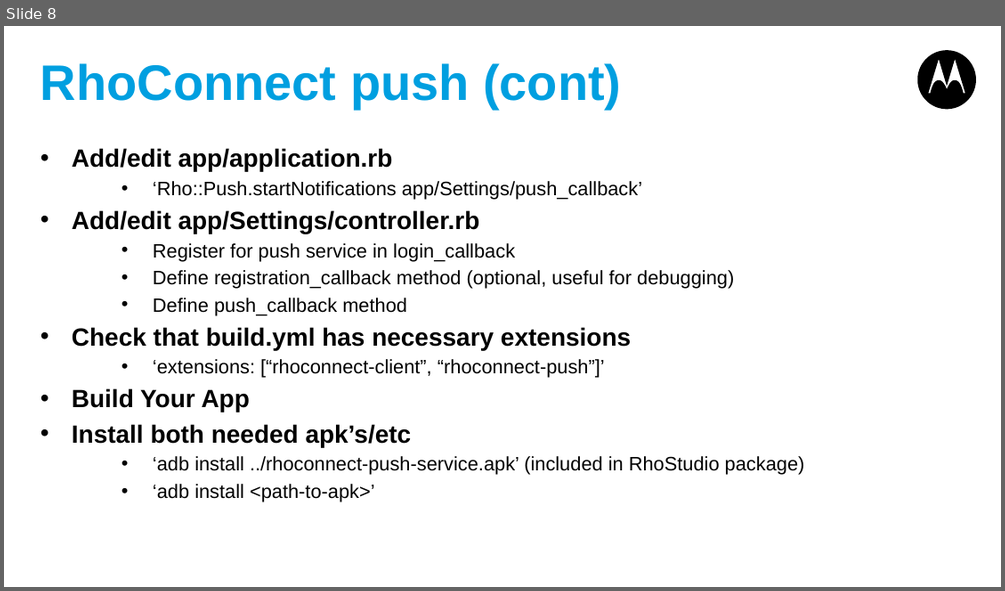
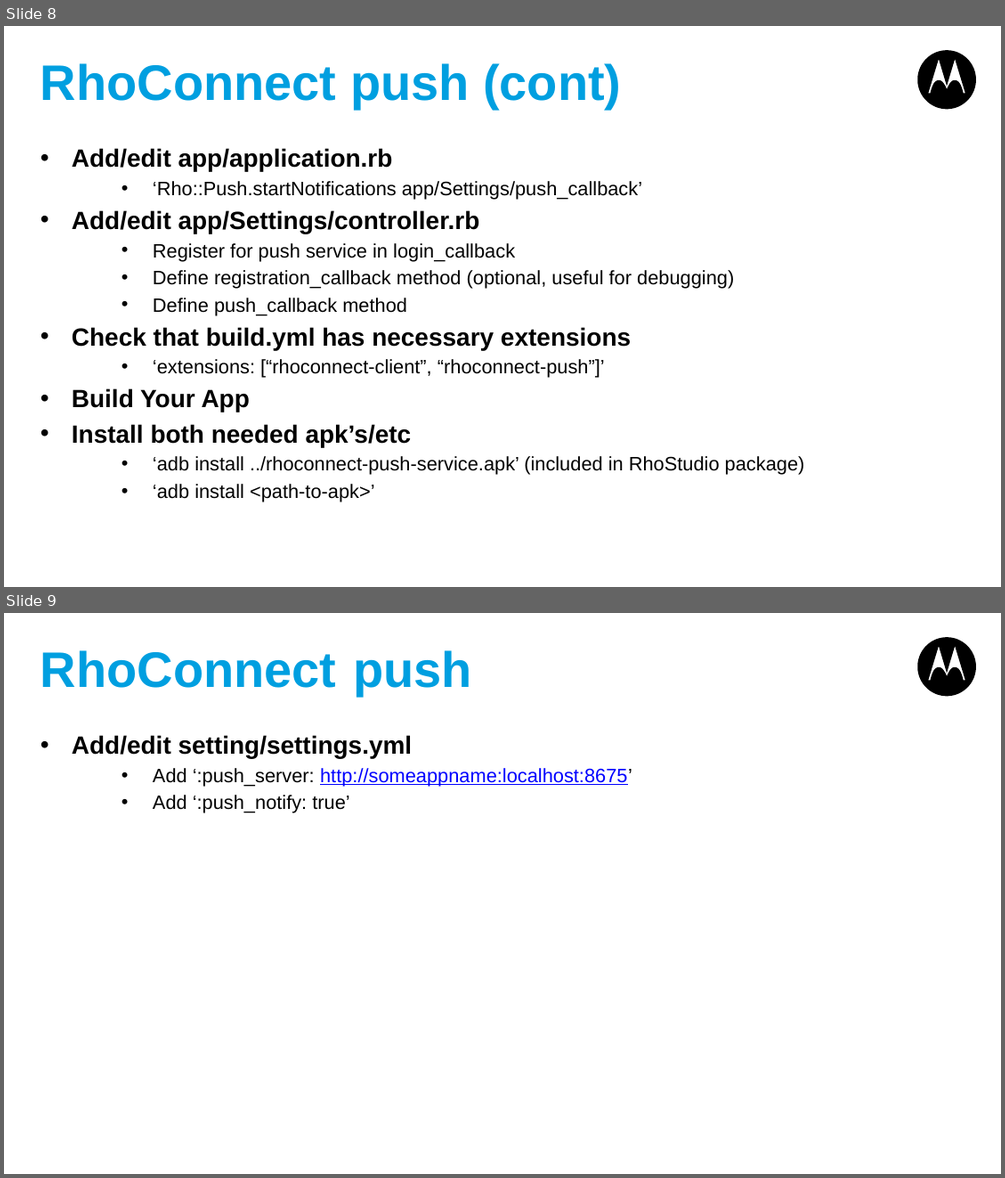
Before and after one commit to shurab/Rhoconnect-Push-Demo, a slide deck: RhoConnect-Push.pptx. Shown one above the other, each under a label of ours: slide 8 before the commit, slides 8 and 9 after it. The pictures are 1005x591 and 1005x1178 pixels, drawn with LibreOffice and Linux fonts; fonts in the diff are those of the drawing. Boxes give left, top, right and bottom in pixels: in the first picture for what was removed or moved away, otherwise in the second. Text is boxed around its words. In the diff, an @@ line names an element or a change of style, - is before the commit and + after.

Commit message:
added slide for rhoconnect settings

```diff
--- a/RhoConnect-Push.pptx
+++ b/RhoConnect-Push.pptx
@@ slide 9 added at bbox=[4, 613, 1001, 1174], background #FFFFFF; not listed: 1 template element that a slide beside it also shows @@
@@ title added at bbox=[40, 650, 472, 696], 36 pt, text #009FE0, bold @@
+RhoConnect push
@@ text added at bbox=[72, 735, 632, 813], 14 pt, text #000000 @@
+• Add/edit setting/settings.yml
+  • Add ‘:push_server: http://someappname:localhost:8675’
+  • Add ‘:push_notify: true’
```
